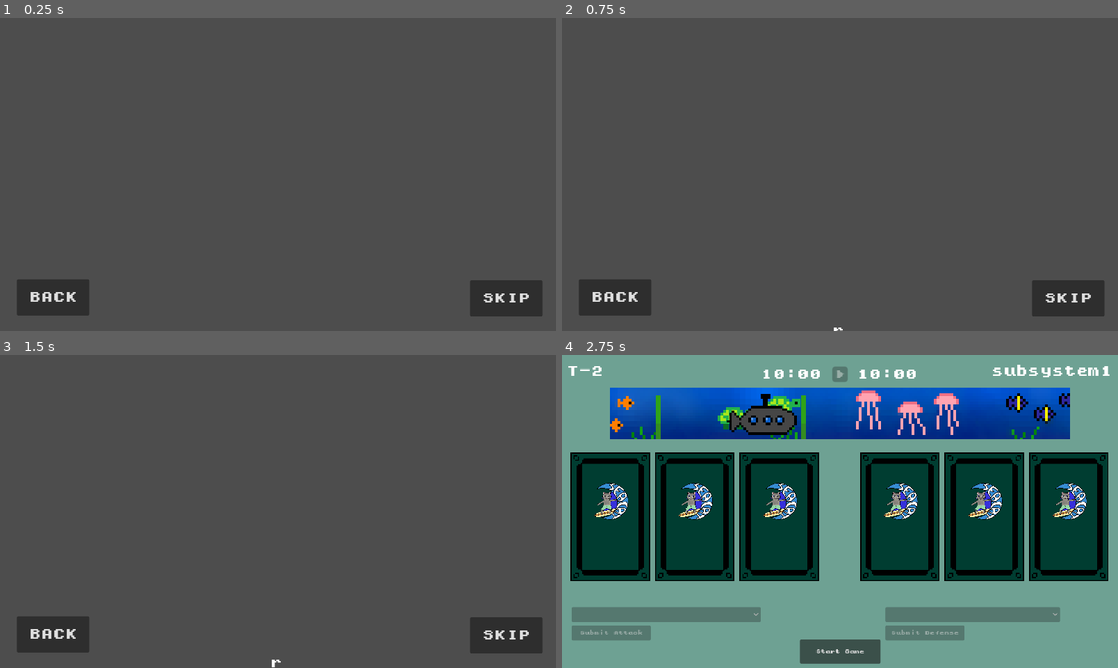
Above: before the commit, frames 1-4 (two rows, left to right).
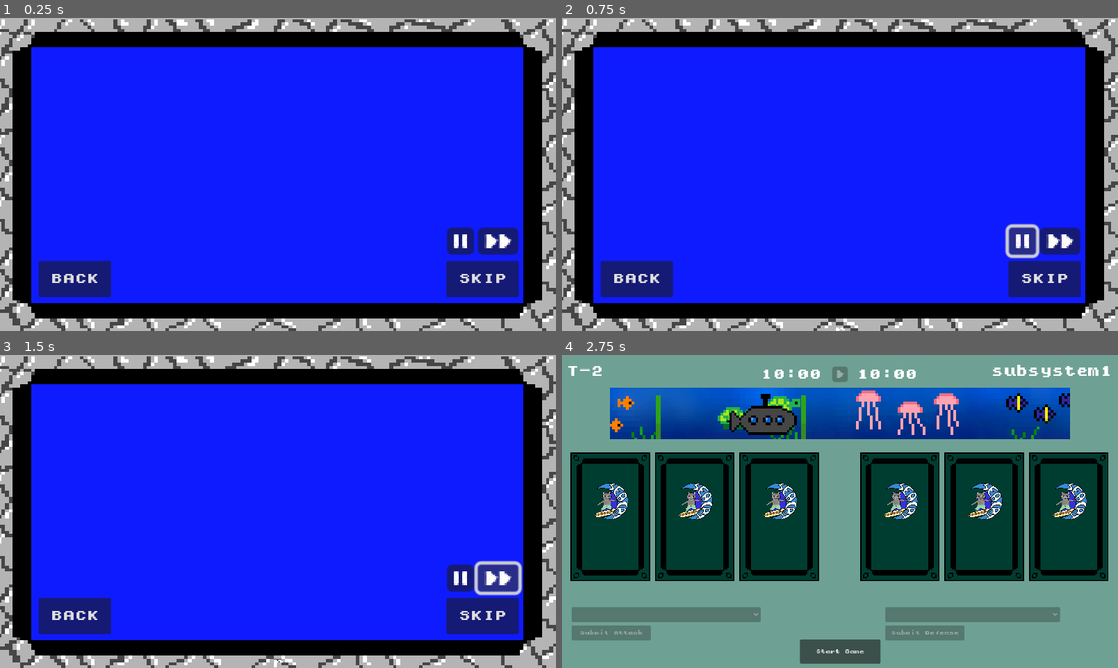
Above: after the commit, the same moments.

Repository: phan-andrew/demo3
Game: Godot game, scene res://game_scenes/mission_text/mission_text.tscn
Same seed, same stepped clock (60 frames per second), same inputs: the game is played once before the commit and once after it. This scene is started directly instead of the project's main scene.
Inputs (mouse positions are in pixels of both pictures, inside the frame that each line leads up to):
- Up to frame 1 (0.25 s): no input
- Up to frame 2 (0.75 s): click (1023, 240) at 0.52 s
- Up to frame 3 (1.5 s): click (500, 577) at 1.27 s
- Up to frame 4 (2.75 s): click "SKIP" at 2 s

The runs differ from the first frame. In frame 1, 97% of the frame differs, in the area x 0-100%, y 0-100%; in frame 2, 97%; in frame 3, 97%; in frame 4, nothing differs.

Commit message:
h

Diff:
--- a/game_scenes/mission_text/Label.gd
+++ b/game_scenes/mission_text/Label.gd
@@ -1,5 +1,8 @@
 extends Label
 var speed = 13
+var playIcon = preload("res://images/UI_images/play_button.png")
+var pauseIcon = preload("res://images/UI_images/pause_button.png")
+var fastIcon = preload("res://images/UI_images/fast_forward_button.png")
 
 func _ready():
 	pass
@@ -17,3 +20,11 @@
 	Settings.changed_scene = 1
 	get_tree().change_scene_to_file("res://game_scenes/game_screen/game_screen.tscn")
 	hide ()
+
+
+func _on_pause_pressed():
+	pass # Replace with function body.
+
+
+func _on_speed_button_pressed():
+	pass # Replace with function body.
--- a/game_scenes/mission_text/mission_text.gd
+++ b/game_scenes/mission_text/mission_text.gd
@@ -1,13 +1,9 @@
 extends Node2D
 
-
-# Called when the node enters the scene tree for the first time.
 func _ready():
 	if Settings.changed_scene == 1:
 		$mouse_click.playing = true
 		Settings.changed_scene = 0
 
-
-# Called every frame. 'delta' is the elapsed time since the previous frame.
 func _process(delta):
 	pass
--- a/game_scenes/mission_text/mission_text.tscn
+++ b/game_scenes/mission_text/mission_text.tscn
@@ -1,11 +1,15 @@
-[gd_scene load_steps=5 format=3 uid="uid://cy6qdae7lgetf"]
+[gd_scene load_steps=8 format=3 uid="uid://cy6qdae7lgetf"]
 
 [ext_resource type="Script" path="res://game_scenes/mission_text/mission_text.gd" id="1_1tnxl"]
 [ext_resource type="Theme" uid="uid://b2ufqqc6nun3o" path="res://pixel font/mid_font_theme.tres" id="1_2s7nj"]
 [ext_resource type="Script" path="res://game_scenes/mission_text/Label.gd" id="2_cs6ck"]
 [ext_resource type="AudioStream" uid="uid://br8ab0ylrobbw" path="res://audio/Mouse Click Sound Effect edited 2.mp3" id="3_7bdvt"]
+[ext_resource type="Texture2D" uid="uid://b50lklisctxhu" path="res://images/UI_images/pause_button.png" id="5_5tyjb"]
+[ext_resource type="Texture2D" uid="uid://wyhspu3kjkna" path="res://images/UI_images/Startscreen.png" id="6_1pw74"]
+[ext_resource type="Texture2D" uid="uid://b36qech8qekm7" path="res://images/UI_images/fast_forward_button.png" id="6_sl2nd"]
 
 [node name="node" type="Node2D"]
+position = Vector2(4, 0)
 script = ExtResource("1_1tnxl")
 
 [node name="Label" type="Label" parent="."]
@@ -26,18 +30,18 @@
 script = ExtResource("2_cs6ck")
 
 [node name="back" type="Button" parent="."]
-offset_left = 35.0
-offset_top = 541.0
-offset_right = 185.0
-offset_bottom = 616.0
+offset_left = 76.0
+offset_top = 503.0
+offset_right = 226.0
+offset_bottom = 578.0
 theme = ExtResource("1_2s7nj")
 text = "BACK"
 
 [node name="skip" type="Button" parent="."]
-offset_left = 974.0
-offset_top = 543.0
-offset_right = 1124.0
-offset_bottom = 618.0
+offset_left = 921.0
+offset_top = 503.0
+offset_right = 1071.0
+offset_bottom = 578.0
 theme = ExtResource("1_2s7nj")
 text = "SKIP"
 
@@ -45,5 +49,32 @@
 stream = ExtResource("3_7bdvt")
 volume_db = 1.0
 
+[node name="pause" type="Button" parent="."]
+offset_left = 922.0
+offset_top = 434.0
+offset_right = 938.0
+offset_bottom = 450.0
+scale = Vector2(3.5, 3.5)
+theme = ExtResource("1_2s7nj")
+icon = ExtResource("5_5tyjb")
+icon_alignment = 1
+
+[node name="speed_button" type="Button" parent="."]
+offset_left = 986.0
+offset_top = 434.0
+offset_right = 1010.0
+offset_bottom = 450.0
+scale = Vector2(3.5, 3.5)
+icon = ExtResource("6_sl2nd")
+icon_alignment = 1
+
+[node name="Sprite2D" type="Sprite2D" parent="."]
+z_index = -1
+position = Vector2(572, 324)
+scale = Vector2(1.152, 0.972973)
+texture = ExtResource("6_1pw74")
+
 [connection signal="pressed" from="back" to="Label" method="_on_back_pressed"]
 [connection signal="pressed" from="skip" to="Label" method="_on_skip_pressed"]
+[connection signal="pressed" from="pause" to="Label" method="_on_pause_pressed"]
+[connection signal="pressed" from="speed_button" to="Label" method="_on_speed_button_pressed"]
Not shown, added: images/UI_images/fast_forward_button.png.import
